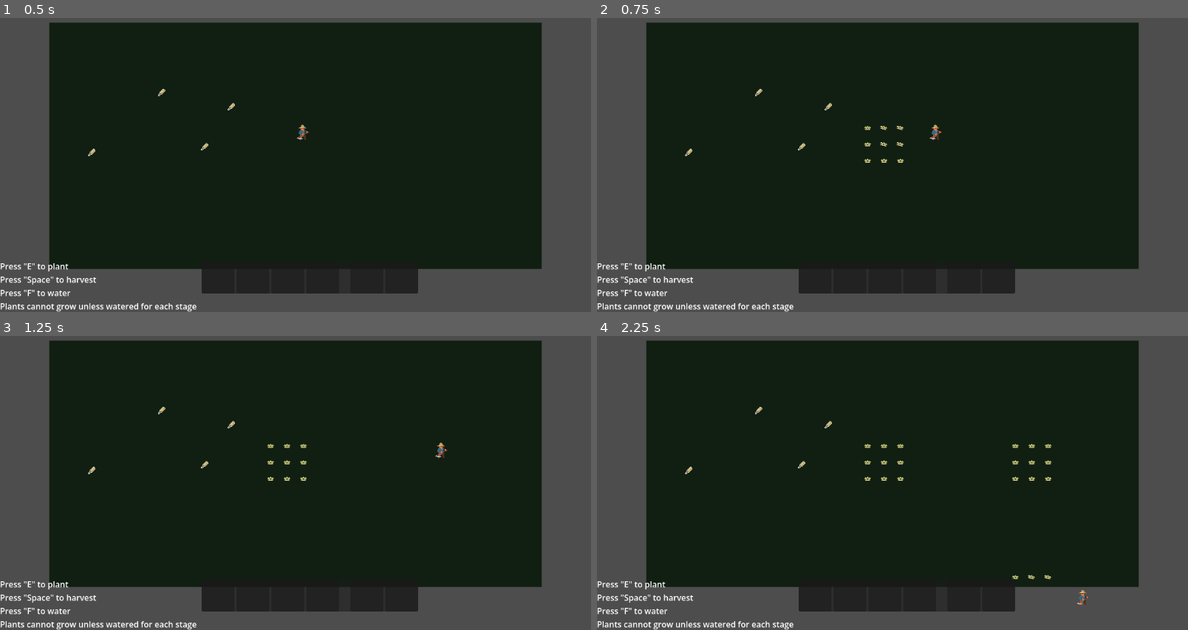
Above: before the commit, frames 1-4 (two rows, left to right).
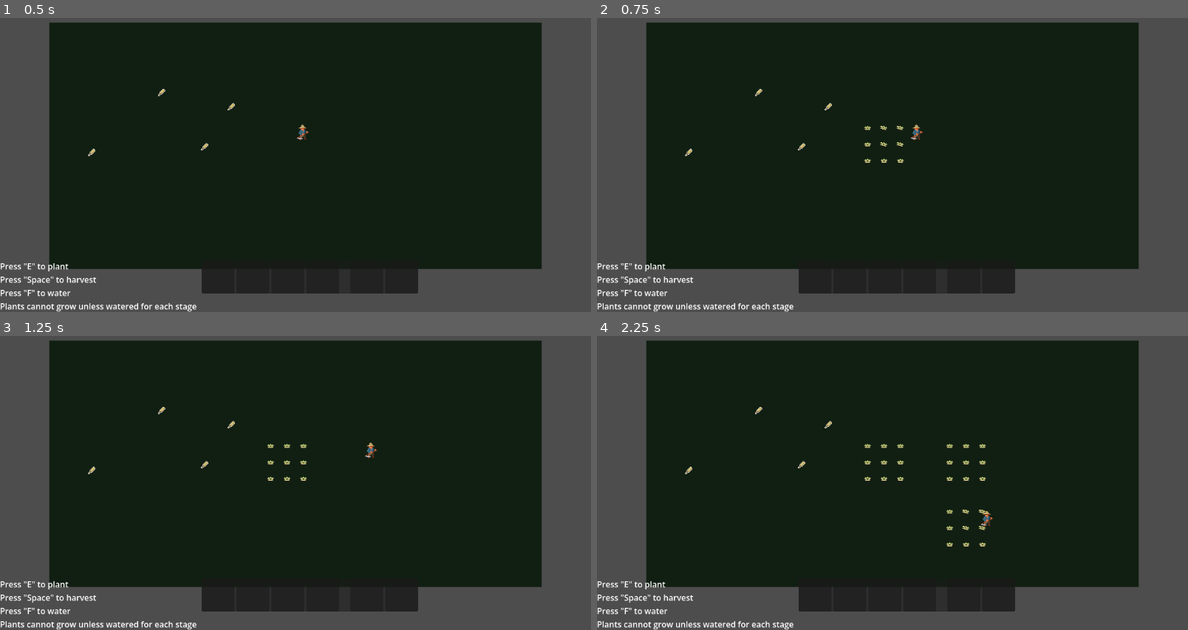
Above: after the commit, the same moments.

Repository: scumpiest/juniper-jam
Game: Godot game, scene res://scenes/main.tscn
Two runs of this game, one before a commit and one after it. Both use one fixed random seed, a clock stepped at 60 frames per second and the inputs below.
Inputs (mouse positions are in pixels of both pictures, inside the frame that each line leads up to):
- Up to frame 1 (0.5 s): no input
- Up to frame 2 (0.75 s): tap E (plant_seeds) at 0.5 s; move the mouse to (1022, 129) at 0.52 s; hold D (move_right) from 0.53 s (still down); hold Shift (spin) from 0.53 s (still down); click (1022, 129) at 0.67 s
- Up to frame 3 (1.25 s): keep holding D (move_right); keep holding Shift (spin)
- Up to frame 4 (2.25 s): tap E (plant_seeds) at 1.25, 2 s; move the mouse to (774, 480) at 1.27 s; release D (move_right) at 1.28 s; release Shift (spin) at 1.28 s; hold S (move_down) 1.28-2.03 s; tap Space (harvest) at 1.35 s; tap Shift (spin) at 1.55 s; move the mouse to (951, 391) at 2.02 s; hold D (move_right) from 2.03 s (still down); hold E (plant_seeds) from 2.03 s (still down)

Frame 1 is identical in both runs. In frame 2, 0.1% of the frame differs, in the area x 53-59%, y 36-42%; in frame 3, 0.1%; in frame 4, 0.5%, in the area x 59-84%, y 36-92%.

Commit message:
Added spinning state

Diff:
--- a/scenes/Player/player.gd
+++ b/scenes/Player/player.gd
@@ -30,11 +30,11 @@
 
 
 func _process(_delta: float) -> void:
-	var direction := Input.get_vector("move_left", "move_right", "move_up", "move_down")
-	if _can_move:
-		velocity = direction * speed
-	move_and_slide()
-
+	#var direction := Input.get_vector("move_left", "move_right", "move_up", "move_down")
+	#if _can_move:
+	#	velocity = direction * speed
+	#move_and_slide()
+	pass
 
 func _unhandled_input(event: InputEvent) -> void:
 	#if _can_move:
@@ -46,10 +46,10 @@
 		inventory_ui.visible = !inventory_ui.visible
 		get_tree().paused = !get_tree().paused
 		_can_move = !_can_move
-	if _can_move and event.is_action_pressed("spin"):
-		_start_spin()
-	if _can_move and event.is_action_released("spin"):
-		_stop_spin()
+	#if _can_move and event.is_action_pressed("spin"):
+	#	_start_spin()
+	#if _can_move and event.is_action_released("spin"):
+	#	_stop_spin()
 
 
 func _start_spin() -> void:
--- a/scenes/Player/player.tscn
+++ b/scenes/Player/player.tscn
@@ -9,6 +9,7 @@
 [ext_resource type="Script" uid="uid://ciove08ddvm1s" path="res://scenes/States/HarvestState.gd" id="7_a06cl"]
 [ext_resource type="Script" uid="uid://cp5xip800scyr" path="res://scenes/States/WateringState.gd" id="8_dl1wr"]
 [ext_resource type="Script" uid="uid://chcj7idnd6bgj" path="res://scenes/States/PlantingState.gd" id="9_wwtew"]
+[ext_resource type="Script" uid="uid://x1gmejvrbamt" path="res://scenes/States/SpinningState.gd" id="10_uxo23"]
 
 [sub_resource type="TileSetAtlasSource" id="TileSetAtlasSource_dqkch"]
 texture = ExtResource("2_qhqgy")
@@ -136,3 +137,8 @@
 [node name="PlantingState" type="Node" parent="StateMachine" unique_id=1511707049]
 script = ExtResource("9_wwtew")
 metadata/_custom_type_script = "uid://chcj7idnd6bgj"
+
+[node name="SpinningState" type="Node" parent="StateMachine" unique_id=82780980 node_paths=PackedStringArray("player")]
+script = ExtResource("10_uxo23")
+player = NodePath("../..")
+metadata/_custom_type_script = "uid://x1gmejvrbamt"
--- a/scenes/States/MovingState.gd
+++ b/scenes/States/MovingState.gd
@@ -3,7 +3,7 @@
 
 @export var player : CharacterBody2D
 
-@export var speed : float = 200.0
+
 
 func enter():
 	print(self.name)
@@ -11,7 +11,7 @@
 func physics_update(delta : float):
 	if player and  player._can_move:
 		var direction := Input.get_vector("move_left", "move_right", "move_up", "move_down")
-		player.velocity = direction * speed
+		player.velocity = direction * player.speed
 		player.move_and_slide()
 
 		if direction == Vector2.ZERO:
@@ -25,3 +25,5 @@
 			transitioned.emit(self, "WateringState")
 		if event.is_action_pressed("plant_seeds"):
 			transitioned.emit(self, "PlantingState")
+		if event.is_action_pressed("spin"):
+			transitioned.emit(self, "SpinningState")
--- /dev/null
+++ b/scenes/States/SpinningState.gd
@@ -0,0 +1,21 @@
+extends State
+
+class_name SpinningState
+@export var player : CharacterBody2D
+
+func enter():
+	print(self.name)
+
+func physics_update(_delta : float):
+	var direction := Input.get_vector("move_left", "move_right", "move_up", "move_down")
+
+
+	player.move_and_slide()
+
+
+func _input(event: InputEvent) -> void:
+	if player._can_move and event.is_action_pressed("spin"):
+		player._start_spin()
+	if player._can_move and event.is_action_released("spin"):
+		player._stop_spin()
+		transitioned.emit(self,"IdleState")
--- /dev/null
+++ b/scenes/object.tscn
@@ -0,0 +1,9 @@
+[gd_scene format=3 uid="uid://4uivqfoasbfg"]
+
+[ext_resource type="Texture2D" uid="uid://bftxmutko7kwi" path="res://icon.svg" id="1_pkda2"]
+
+[node name="Object" type="Node2D" unique_id=1778318395]
+
+[node name="Sprite2D" type="Sprite2D" parent="." unique_id=1529182085]
+scale = Vector2(0.5, 0.5)
+texture = ExtResource("1_pkda2")
Not shown, added: scenes/States/SpinningState.gd.uid
